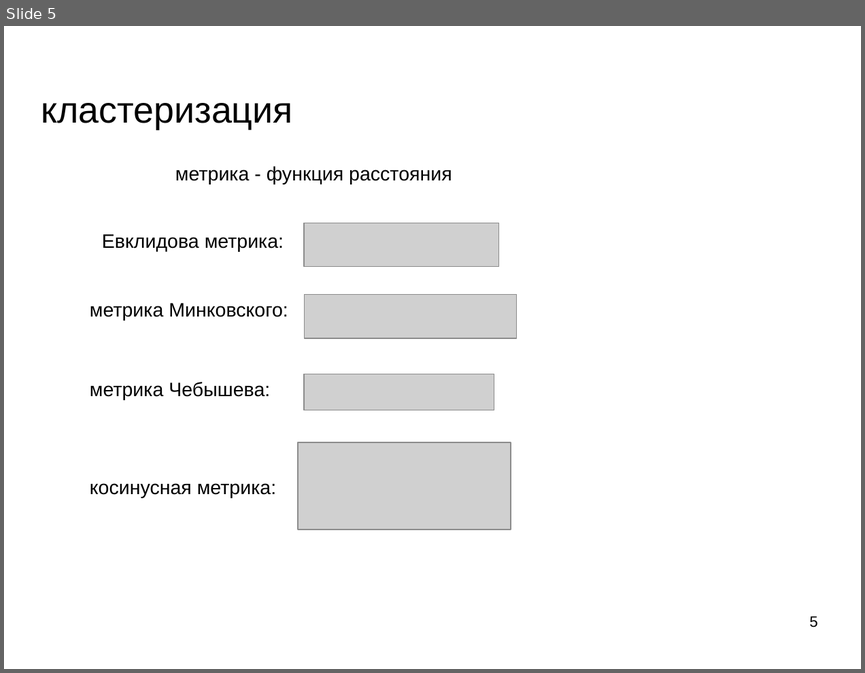
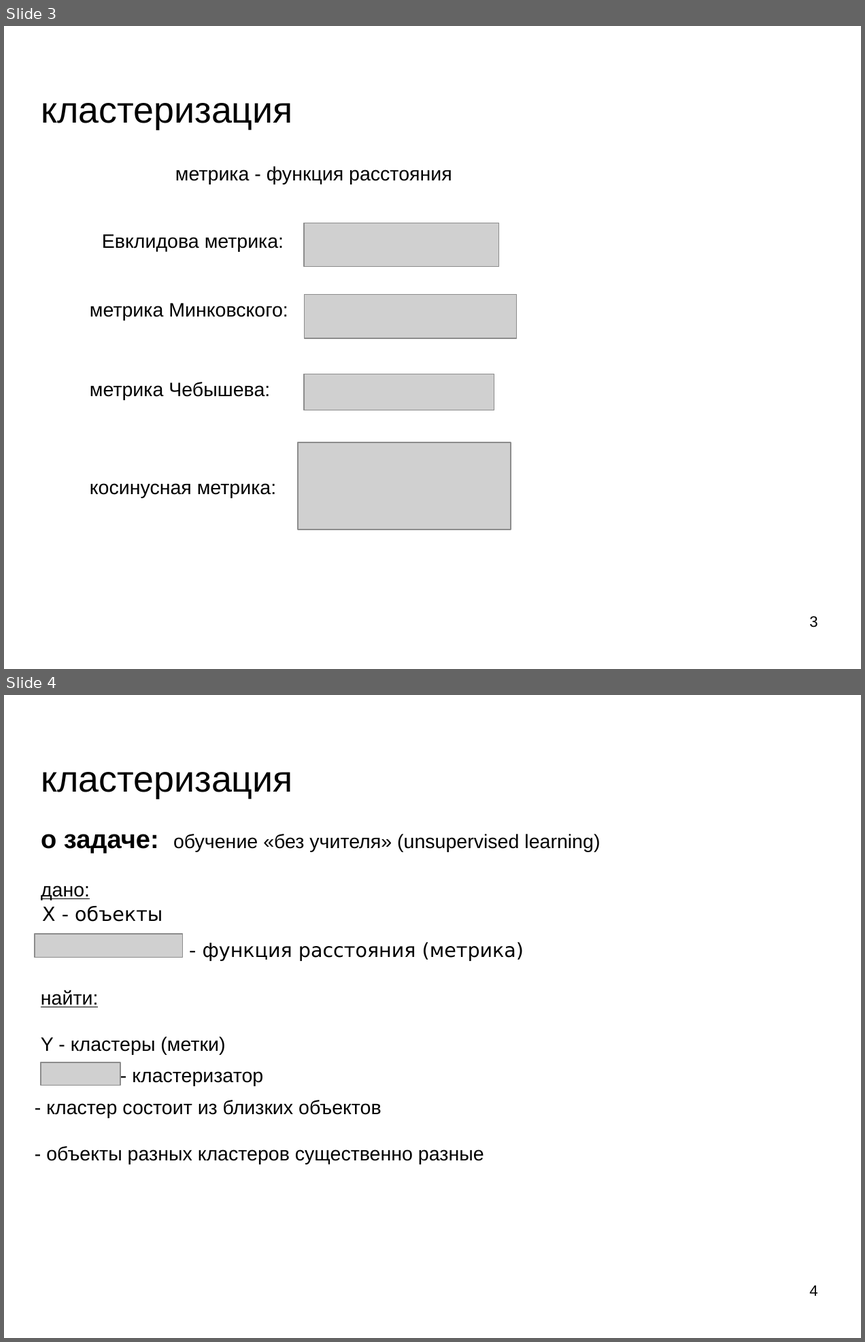
Before and after one commit to mechanoid5/ml_lectorium_legacy, a slide deck: 07-cluster.odp. Shown one above the other, each under a label of ours: slide 5 before the commit, slides 3 and 4 after it. The pictures are 865x673 and 865x1342 pixels, drawn with LibreOffice and Linux fonts; fonts in the diff are those of the drawing; grey boxes stand for pictures; background and template pictures are left out. Boxes give left, top, right and bottom in pixels: in the first picture for what was removed or moved away, otherwise in the second. Text is boxed around its words. In the diff, an @@ line names an element or a change of style, - is before the commit and + after.

```diff
--- a/07-cluster.odp
+++ b/07-cluster.odp
@@ slide 4 added at (4,695,861,1338), background picture (left out) @@
@@ title added at (41,772,293,798), 33.9 pt, text #000000 @@
+кластеризация
@@ subtitle added at (41,834,600,900), 18 pt, text #000000 @@
+о задаче: обучение «без учителя» (unsupervised learning)
+дано:
@@ text added at (42,906,162,921), 18 pt, text #000000 @@
+X - объекты
@@ picture added at (35,934,182,957) @@
@@ text added at (203,942,524,961), 18 pt, text #000000 @@
+- функция расстояния (метрика)
@@ text added at (41,989,225,1055), 18 pt, text #000000 @@
+найти:
+Y - кластеры (метки)
@@ picture added at (41,1062,120,1085) @@
@@ text added at (132,1071,263,1086), 18 pt, text #000000 @@
+- кластеризатор
@@ text added at (46,1100,484,1164), 18 pt, text #000000 @@
+- кластер состоит из близких объектов
+- объекты разных кластеров существенно разные
@@ page number added at (809,1285,817,1295), 14 pt, text #000000 @@
+4
@@ what was slide 5 is now slide 3 @@
@@ page number at (809,616,817,627): text changed @@
-5
+3
```
Also in this commit, not shown: 1 slide changed, 1 other slide added.
